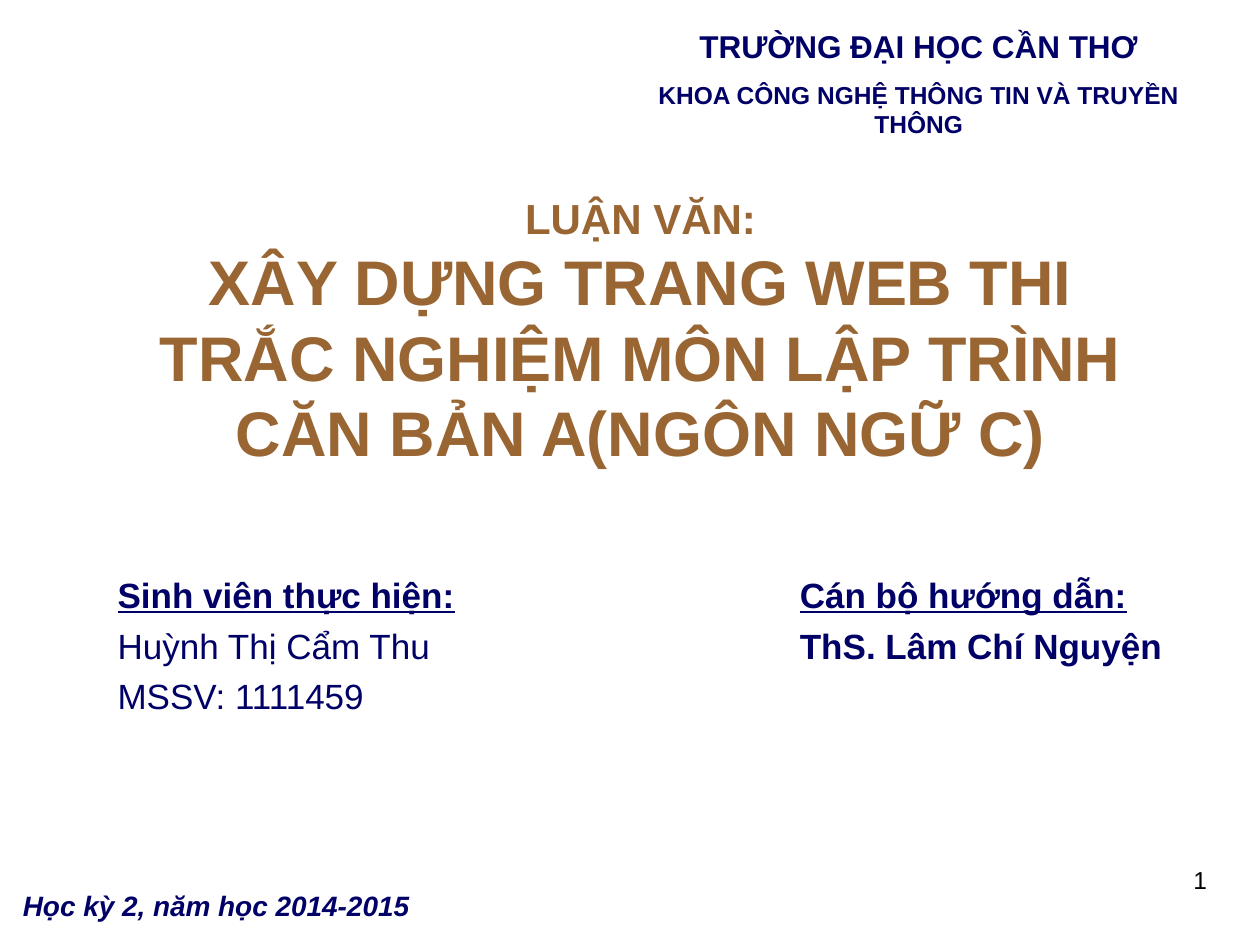
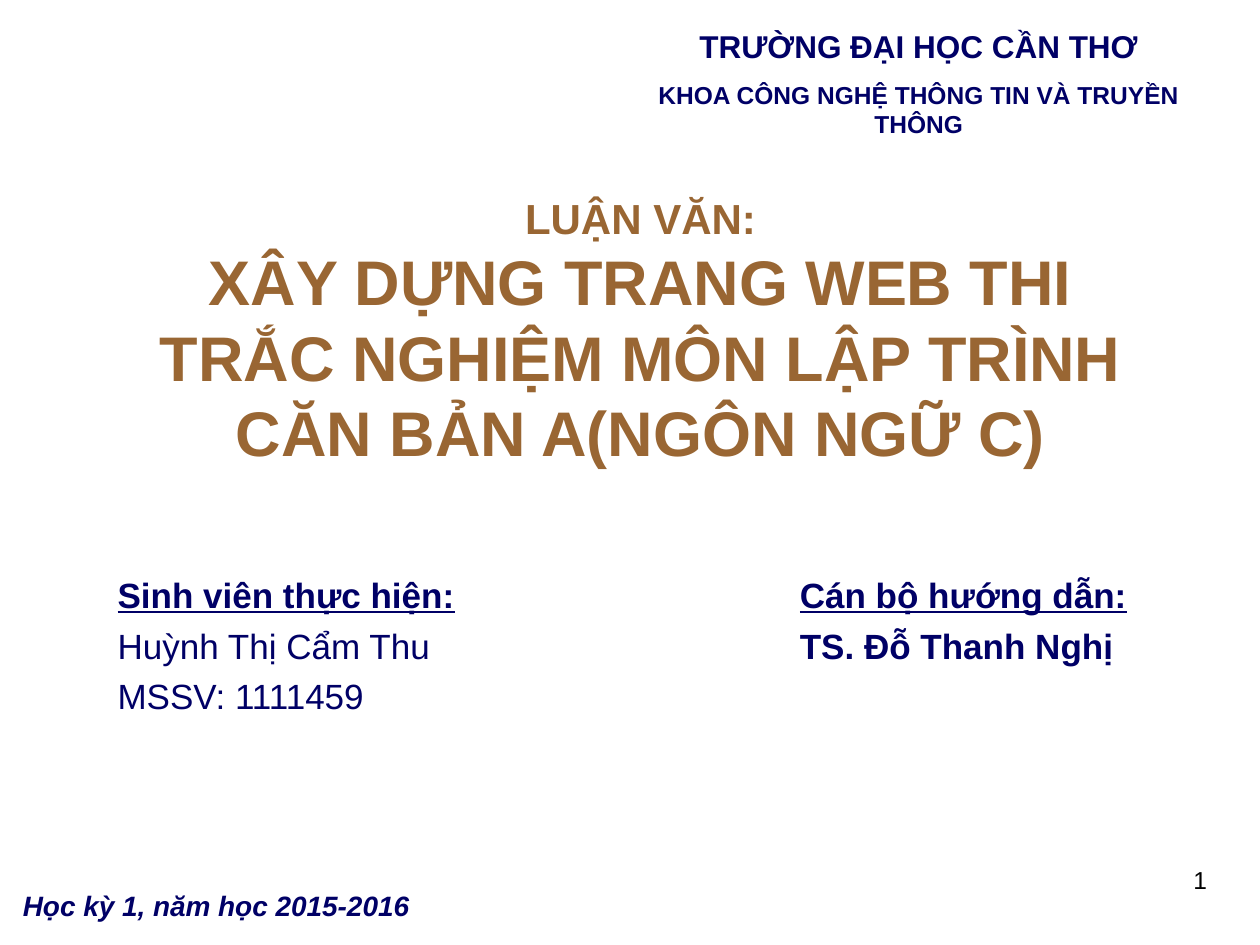
Before and after one commit to thuhuynh4393/testfrontend, a slide deck: slide 1 of Thu HUynh - SLide bao cao.ppt. Drawn at 1260x945 pixels with LibreOffice and Linux fonts; fonts in the diff are those of the drawing; background and template pictures are left out. Boxes give left, top, right and bottom in pixels: in the first picture for what was removed or moved away, otherwise in the second. Text is boxed around its words. In the diff, an @@ line names an element or a change of style, - is before the commit and + after.

```diff
--- a/Thu HUynh - SLide bao cao.ppt
+++ b/Thu HUynh - SLide bao cao.ppt
@@ text at (800,630,1113,665): text changed @@
-  ThS. Lâm Chí Nguyện
+  TS. Đỗ Thanh Nghị
@@ text at (23,895,410,921): text changed @@
-Học kỳ 2, năm học 2014-2015
+Học kỳ 1, năm học 2015-2016
```
Also in this commit, not shown: 3 other slides changed, 2 slides added, 23 slides removed.
